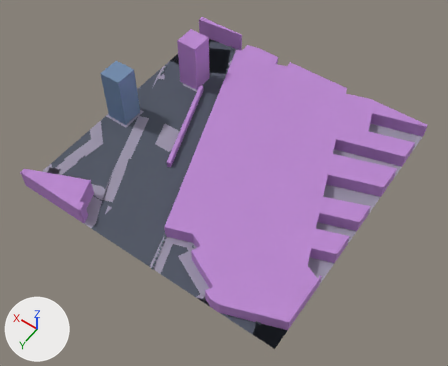
Renders of the glTF model public/maps/melbourne/chunks/5_-16.glb from each side of a commit.
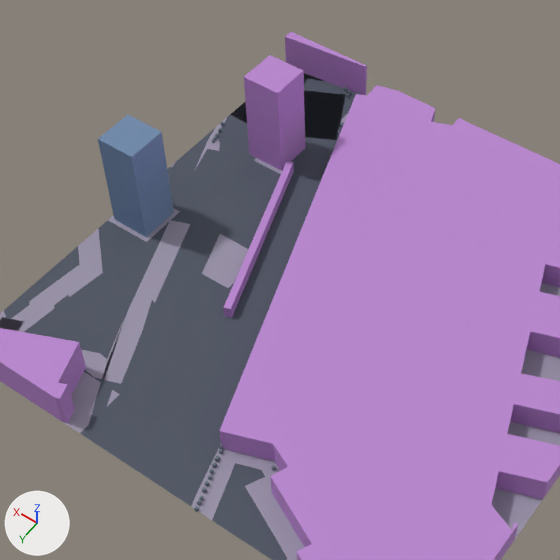
There are two pictures of each version: one whole from a 50 mm lens placed at (558.4, 2005.3, 200.3), pointed at (648.5, 1879.2, 2.1), one close up on the part from 11% to 77% of the width and 0% to 81% of the height. The lights are fixed; the arrows at lower left show +X, +Y and +Z. The first two pictures are the older version. Where no turn or scale is listed for an object, it has been applied to the vertices. Vertices at exactly the same position are counted once.

Script lines for the objects in view, before the commit:
```python
me_mesh_0 = bpy.data.meshes.new('Mesh_0')
me_mesh_0.from_pydata(...)  # 1108 vertices, 1581 faces; spans x -60.0..60.0, y -60.1..60.1, z -12.6..12.6
# faces by material slot: [172, 197, 228, 12, 972]
me_mesh_0.materials.append(mat_asphalt)  # greyish blue #4f5563
me_mesh_0.materials.append(mat_pavement)  # grey #9a93a8
me_mesh_0.materials.append(mat_commercial)  # purple #b985cf
me_mesh_0.materials.append(mat_skyscraper)  # blue #718caf
me_mesh_0.materials.append(mat_prop)  # greyish blue #697681
ob_compiled_chunk = bpy.data.objects.new('compiled-chunk', me_mesh_0)
ob_compiled_chunk.location = (654.0, 1866.1, 12.9)
```
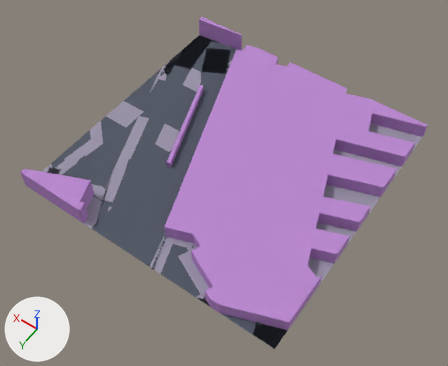
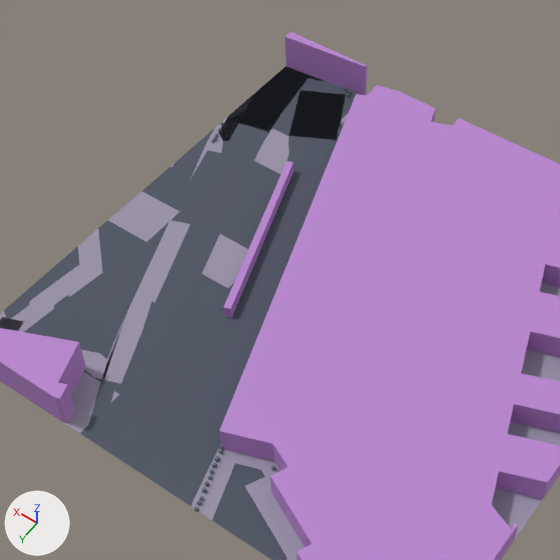
Where the newer file only moved an object's origin or applied its transform, the numbers keep the older frame.

Where the change shows, as pixel boxes [x1, y1, x2, y2] in the close-ups (560 x 560 px):
part 1 of me_mesh_0, deleted (purple): before [244, 55, 305, 171]
part 2 of me_mesh_0, deleted (blue): before [98, 115, 174, 237]

What the commit changed:
me_mesh_0 is used by ob_compiled_chunk; location (654.0, 1866.1, 12.9).
me_mesh_0 had 1108 vertices, 1581 faces and spanned x -60.0..60.0, y -60.1..60.1, z -12.6..12.6.
me_mesh_0 now has 1092 vertices, 1557 faces and spans x -60.0..60.0, y -60.1..60.1, z -12.6..-3.1.
me_mesh_0 part 1: the loose piece of 8 vertices spanning x 37.1..46.9, y -35.1..-25.2, z -12.6..11.4 is deleted.
me_mesh_0 part 2: the loose piece of 8 vertices spanning x 49.1..58.9, y 0.9..10.8, z -12.6..12.6 is deleted.
Other edits to the shape of me_mesh_0 do not show in these pictures.
me_mesh_0 no longer uses material mat_skyscraper (blue #718caf).
